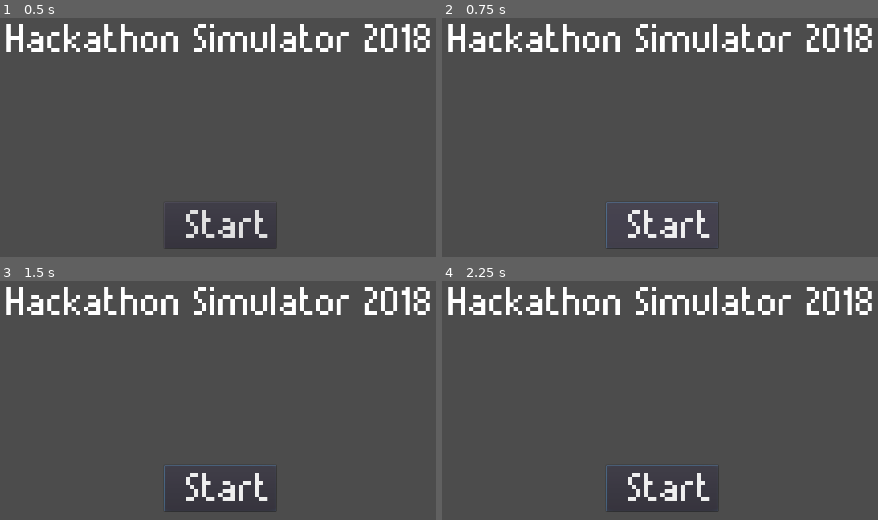
Above: before the commit, frames 1-4 (two rows, left to right).
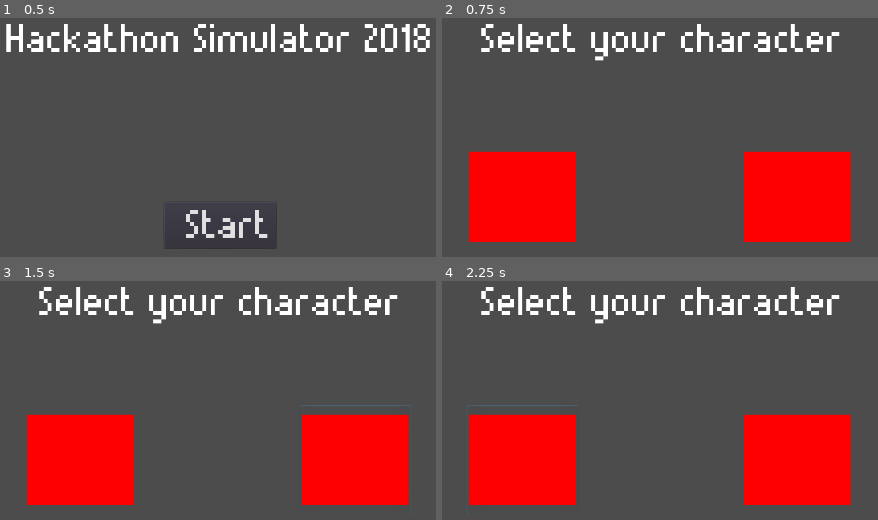
Above: after the commit, the same moments.

Repository: Zedjones/Hackathon-Simulator-2018
Game: Godot game, scene res://UI/MainMenu.tscn
The game is run twice, just before and just after one commit, with the same random seed, the same clock (stepped at 60 frames per second) and the same inputs. This scene is started directly instead of the project's main scene.
Inputs (mouse positions are in pixels of both pictures, inside the frame that each line leads up to):
- Up to frame 1 (0.5 s): no input
- Up to frame 2 (0.75 s): click "Start" at 0.5 s
- Up to frame 3 (1.5 s): click (353, 460) at 1.27 s
- Up to frame 4 (2.25 s): click (524, 460) at 2.02 s

Frame 1 is identical in both runs. In frame 2, 24% of the frame differs, in the area x 1-99%, y 2-97%; in frame 3, 24%, in the area x 1-99%, y 2-98%; in frame 4, 24%.
Error after the commit: Invalid call. Nonexistent function 'update_gender' in base 'Nil'. (res://UI/CharacterSelect.gd:24)

Commit message:
Started work on character selection, HUD, and main menu scripting

Diff:
--- a/Entities/Player.gd
+++ b/Entities/Player.gd
@@ -7,6 +7,7 @@
 	# Called every time the node is added to the scene.
 	# Initialization here
 	screensize = get_viewport_rect().size
+	$AnimatedSprite.animation = GlobalData.player_gender
 
 #func _process(delta):
 #	# Called every frame. Delta is time since last frame.
--- a/Entities/Player.tscn
+++ b/Entities/Player.tscn
@@ -1,14 +1,20 @@
-[gd_scene load_steps=5 format=2]
+[gd_scene load_steps=6 format=2]
 
 [ext_resource path="res://Entities/Player.gd" type="Script" id=1]
-[ext_resource path="res://Entities/rectangle-256.png" type="Texture" id=2]
+[ext_resource path="res://sourceimages/FemaleCharacterMain.png" type="Texture" id=2]
+[ext_resource path="res://sourceimages/MaleCharacterMain.png" type="Texture" id=3]
 
 [sub_resource type="SpriteFrames" id=1]
 
 animations = [ {
 "frames": [ ExtResource( 2 ) ],
 "loop": true,
-"name": "default",
+"name": "female",
+"speed": 5.0
+}, {
+"frames": [ ExtResource( 3 ) ],
+"loop": true,
+"name": "male",
 "speed": 5.0
 } ]
 
@@ -19,7 +25,7 @@
 
 [node name="Player" type="Area2D"]
 
-position = Vector2( 679.349, 290.825 )
+position = Vector2( 972.578, 319.533 )
 input_pickable = true
 gravity_vec = Vector2( 0, 1 )
 gravity = 98.0
@@ -36,7 +42,8 @@
 [node name="AnimatedSprite" type="AnimatedSprite" parent="." index="0"]
 
 frames = SubResource( 1 )
-animation = "default"
+animation = "male"
+_sections_unfolded = [ "Material", "Transform", "Visibility", "Z Index" ]
 
 [node name="CollisionShape2D" type="CollisionShape2D" parent="." index="1"]
 
@@ -46,8 +53,8 @@
 
 anchor_mode = 1
 rotating = false
-current = false
-zoom = Vector2( 1, 1 )
+current = true
+zoom = Vector2( 0.2, 0.2 )
 limit_left = -10000000
 limit_top = -10000000
 limit_right = 10000000
@@ -66,4 +73,4 @@
 editor_draw_screen = true
 editor_draw_limits = false
 editor_draw_drag_margin = false
-_sections_unfolded = [ "Smoothing" ]
+_sections_unfolded = [ "Material", "Smoothing", "Visibility" ]
--- /dev/null
+++ b/UI/CharacterSelect.gd
@@ -0,0 +1,29 @@
+extends CanvasLayer
+
+# class member variables go here, for example:
+# var a = 2
+# var b = "textvar"
+
+export (PackedScene) var MAIN_GAME
+
+signal male
+signal female
+
+func _ready():
+	# Called every time the node is added to the scene.
+	# Initialization here
+	pass
+
+#func _process(delta):
+#	# Called every frame. Delta is time since last frame.
+#	# Update game logic here.
+#	pass
+
+
+func _on_Male_pressed():
+	GlobalData.update_gender("male")
+	get_tree().change_scene("res://Entities/Player.tscn")
+
+func _on_Female_pressed():
+	GlobalData.update_gender("female")
+	get_tree().change_scene("res://Entities/Player.tscn")
--- /dev/null
+++ b/UI/CharacterSelect.tscn
@@ -0,0 +1,103 @@
+[gd_scene load_steps=6 format=2]
+
+[ext_resource path="res://UI/CharacterSelect.gd" type="Script" id=1]
+[ext_resource path="res://Entities/Player.tscn" type="PackedScene" id=2]
+[ext_resource path="res://Entities/rectangle-256.png" type="Texture" id=3]
+[ext_resource path="res://Fonts/Munro.ttf" type="DynamicFontData" id=4]
+
+[sub_resource type="DynamicFont" id=1]
+
+size = 100
+use_mipmaps = false
+use_filter = false
+font_data = ExtResource( 4 )
+_sections_unfolded = [ "Font", "Settings" ]
+
+[node name="CharacterSelect" type="CanvasLayer" index="0"]
+
+layer = 1
+offset = Vector2( 0, 0 )
+rotation = 0.0
+scale = Vector2( 1, 1 )
+transform = Transform2D( 1, 0, 0, 1, 0, 0 )
+script = ExtResource( 1 )
+MAIN_GAME = ExtResource( 2 )
+
+[node name="Male" type="Button" parent="." index="0"]
+
+anchor_left = 0.0
+anchor_top = 0.0
+anchor_right = 0.0
+anchor_bottom = 0.0
+margin_left = 1150.0
+margin_top = 340.0
+margin_right = 1418.0
+margin_bottom = 602.0
+rect_pivot_offset = Vector2( 0, 0 )
+rect_clip_content = false
+focus_mode = 2
+mouse_filter = 0
+mouse_default_cursor_shape = 0
+size_flags_horizontal = 1
+size_flags_vertical = 1
+toggle_mode = false
+enabled_focus_mode = 2
+shortcut = null
+group = null
+icon = ExtResource( 3 )
+flat = true
+align = 1
+_sections_unfolded = [ "Rect" ]
+
+[node name="Female" type="Button" parent="." index="1"]
+
+anchor_left = 0.0
+anchor_top = 0.0
+anchor_right = 0.0
+anchor_bottom = 0.0
+margin_left = 490.0
+margin_top = 340.0
+margin_right = 758.0
+margin_bottom = 602.0
+rect_pivot_offset = Vector2( 0, 0 )
+rect_clip_content = false
+focus_mode = 2
+mouse_filter = 0
+mouse_default_cursor_shape = 0
+size_flags_horizontal = 1
+size_flags_vertical = 1
+toggle_mode = false
+enabled_focus_mode = 2
+shortcut = null
+group = null
+icon = ExtResource( 3 )
+flat = true
+align = 1
+_sections_unfolded = [ "Rect", "Size Flags", "Visibility", "custom_colors", "custom_constants", "custom_fonts", "custom_styles" ]
+
+[node name="Label" type="Label" parent="." index="2"]
+
+anchor_left = 0.5
+anchor_top = 0.0
+anchor_right = 0.5
+anchor_bottom = 0.0
+margin_left = -435.0
+margin_top = 50.0
+margin_right = 435.0
+margin_bottom = 145.0
+rect_pivot_offset = Vector2( 0, 0 )
+rect_clip_content = false
+mouse_filter = 2
+mouse_default_cursor_shape = 0
+size_flags_horizontal = 1
+size_flags_vertical = 4
+custom_fonts/font = SubResource( 1 )
+text = "Select your character"
+percent_visible = 1.0
+lines_skipped = 0
+max_lines_visible = -1
+_sections_unfolded = [ "Rect", "custom_fonts" ]
+
+[connection signal="pressed" from="Male" to="." method="_on_Male_pressed"]
+
+[connection signal="pressed" from="Female" to="." method="_on_Female_pressed"]
--- /dev/null
+++ b/UI/HUD.gd
@@ -0,0 +1,15 @@
+extends CanvasLayer
+
+# class member variables go here, for example:
+# var a = 2
+# var b = "textvar"
+
+func _ready():
+	# Called every time the node is added to the scene.
+	# Initialization here
+	pass
+
+#func _process(delta):
+#	# Called every frame. Delta is time since last frame.
+#	# Update game logic here.
+#	pass
--- /dev/null
+++ b/UI/MainMenu.gd
@@ -0,0 +1,21 @@
+extends CanvasLayer
+
+# class member variables go here, for example:
+# var a = 2
+# var b = "textvar"
+
+signal start_game
+
+func _ready():
+	# Called every time the node is added to the scene.
+	# Initialization here
+	pass
+
+#func _process(delta):
+#	# Called every frame. Delta is time since last frame.
+#	# Update game logic here.
+#	pass
+
+
+func _on_Button_pressed():
+	get_tree().change_scene("res://UI/CharacterSelect.tscn")
--- a/UI/MainMenu.tscn
+++ b/UI/MainMenu.tscn
@@ -1,13 +1,14 @@
-[gd_scene load_steps=4 format=2]
+[gd_scene load_steps=5 format=2]
 
-[ext_resource path="res://Fonts/Munro.ttf" type="DynamicFontData" id=1]
+[ext_resource path="res://UI/MainMenu.gd" type="Script" id=1]
+[ext_resource path="res://Fonts/Munro.ttf" type="DynamicFontData" id=2]
 
 [sub_resource type="DynamicFont" id=1]
 
 size = 100
 use_mipmaps = false
 use_filter = false
-font_data = ExtResource( 1 )
+font_data = ExtResource( 2 )
 _sections_unfolded = [ "Font", "Settings" ]
 
 [sub_resource type="DynamicFont" id=2]
@@ -27,6 +28,7 @@
 rotation = 0.0
 scale = Vector2( 1, 1 )
 transform = Transform2D( 1, 0, 0, 1, 0, 0 )
+script = ExtResource( 1 )
 
 [node name="Label" type="Label" parent="." index="0"]
 
@@ -77,3 +79,5 @@
 flat = false
 align = 1
 _sections_unfolded = [ "Rect", "Theme", "custom_fonts", "custom_styles" ]
+
+[connection signal="pressed" from="Button" to="." method="_on_Button_pressed"]
--- a/project.godot
+++ b/project.godot
@@ -14,6 +14,10 @@
 run/main_scene="res://Entities/Player.tscn"
 config/icon="res://icon.png"
 
+[autoload]
+
+GlobalData="*res://GlobalData.gd"
+
 [display]
 
 window/size/width=1920
Not shown: 1 places in UI/MainMenu.tscn that only renumber resources
